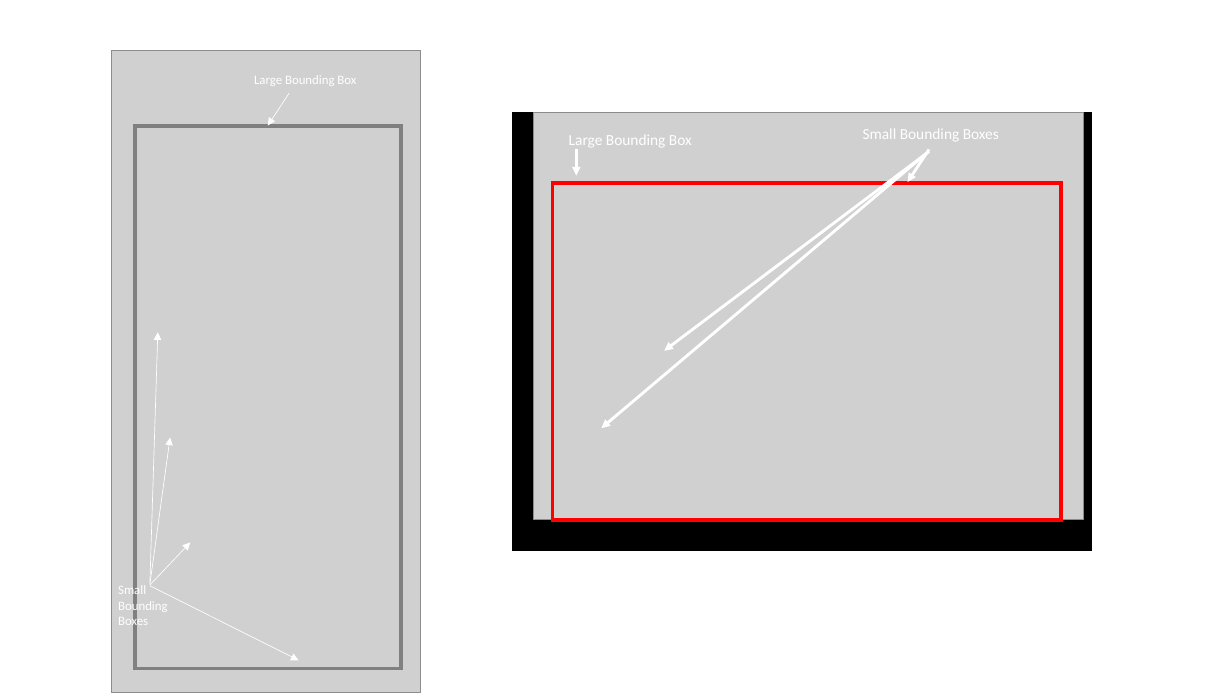
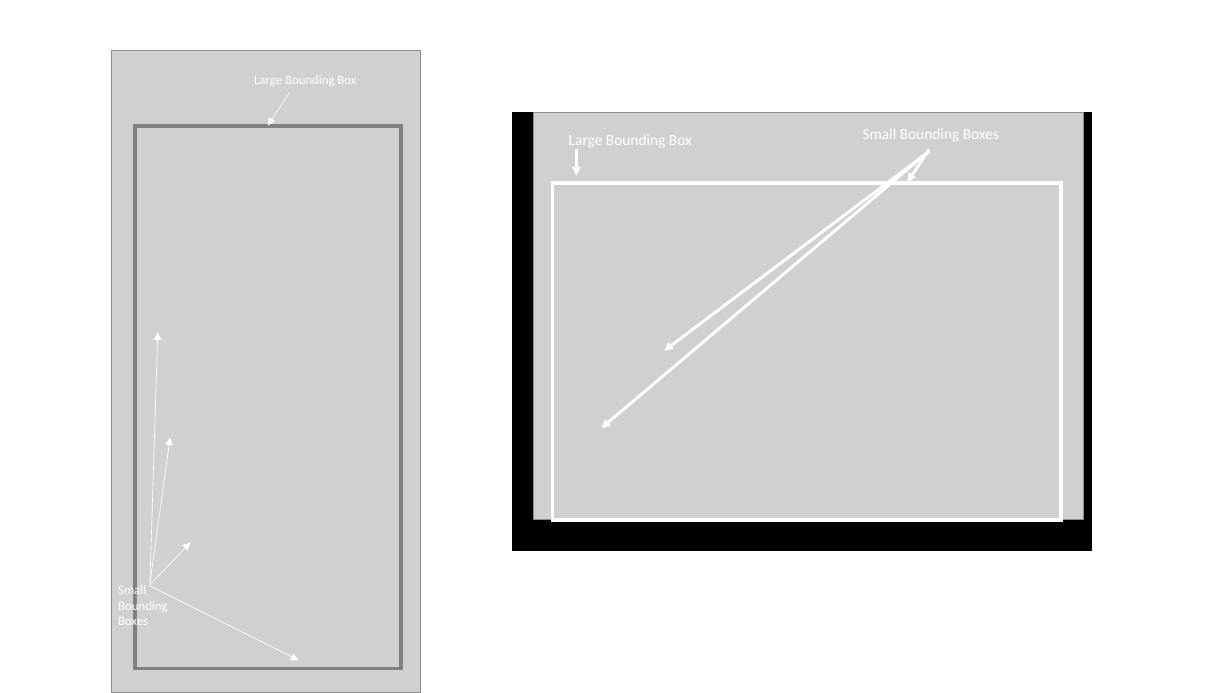
Before and after one commit to HasithDasa/Masters-Project-2023, a slide deck: slide 1 of Report/Documentation/Images/figures.pptx. Drawn at 1232x693 pixels with LibreOffice and Linux fonts; fonts in the diff are those of the drawing; grey boxes stand for pictures. Boxes give left, top, right and bottom in pixels: in the first picture for what was removed or moved away, otherwise in the second. Text is boxed around its words. In the diff, an @@ line names an element or a change of style, - is before the commit and + after.

```diff
--- a/Report/Documentation/Images/figures.pptx
+++ b/Report/Documentation/Images/figures.pptx
@@ rectangle at (x1=553, y1=183, x2=1061, y2=520): outline #FF0000 3 pt to #FFFFFF 3 pt @@
```
Also in this commit, not shown: 2 other slides changed, 1 slide added, 13 other files.
